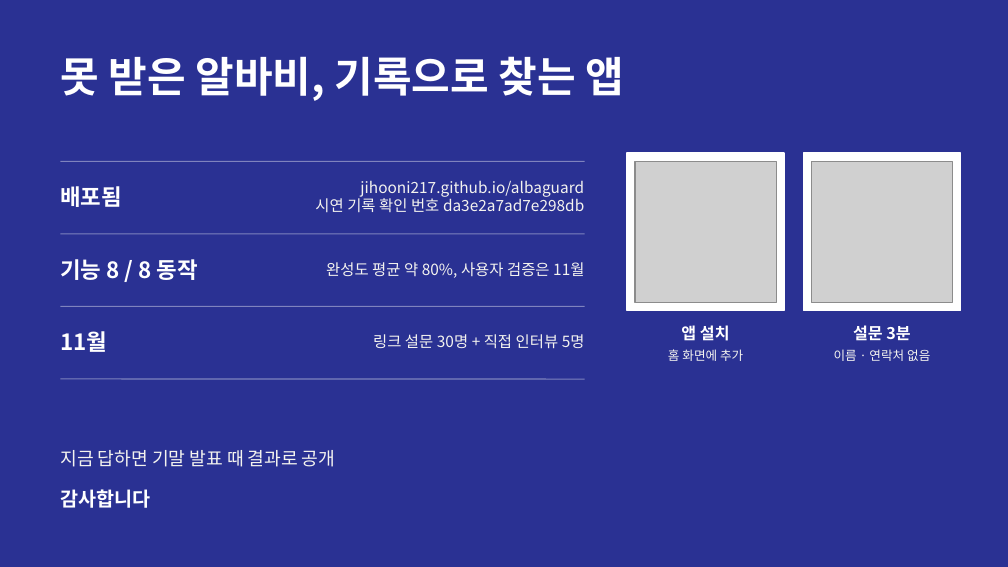
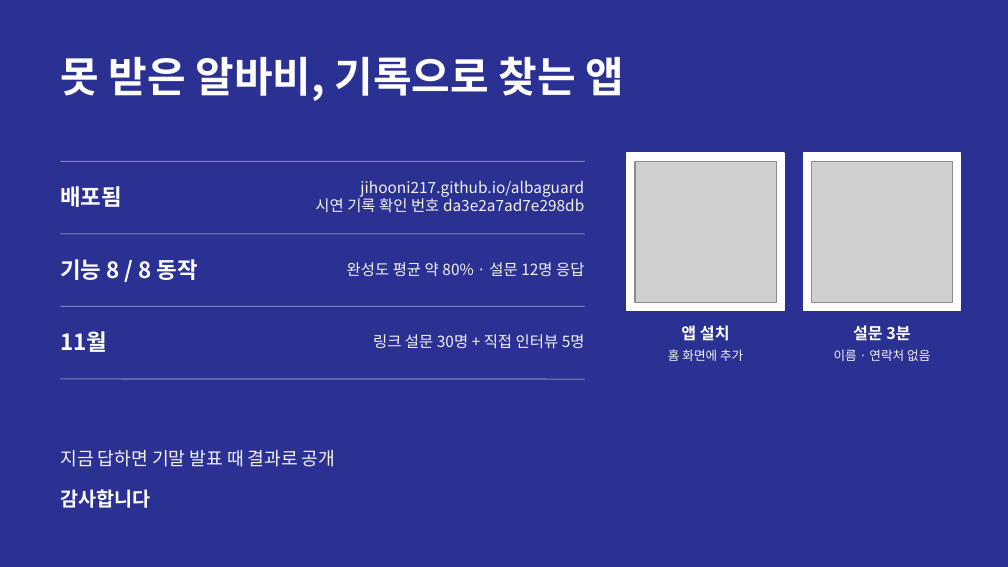
Before and after one commit to jihooni217/albaguard, a slide deck: slide 19 of docs/06_중간발표_PPT.pptx. Drawn at 1008x567 pixels with LibreOffice and Linux fonts; fonts in the diff are those of the drawing; grey boxes stand for pictures. Boxes give left, top, right and bottom in pixels: in the first picture for what was removed or moved away, otherwise in the second. Text is boxed around its words. In the diff, an @@ line names an element or a change of style, - is before the commit and + after.

```diff
--- a/docs/06_중간발표_PPT.pptx
+++ b/docs/06_중간발표_PPT.pptx
@@ text at (347, 262, 584, 276): text changed @@
-완성도 평균 약 80%, 사용자 검증은 11월
+완성도 평균 약 80% · 설문 12명 응답
```
Also in this commit, not shown: 1 other slide changed, 6 other files.
